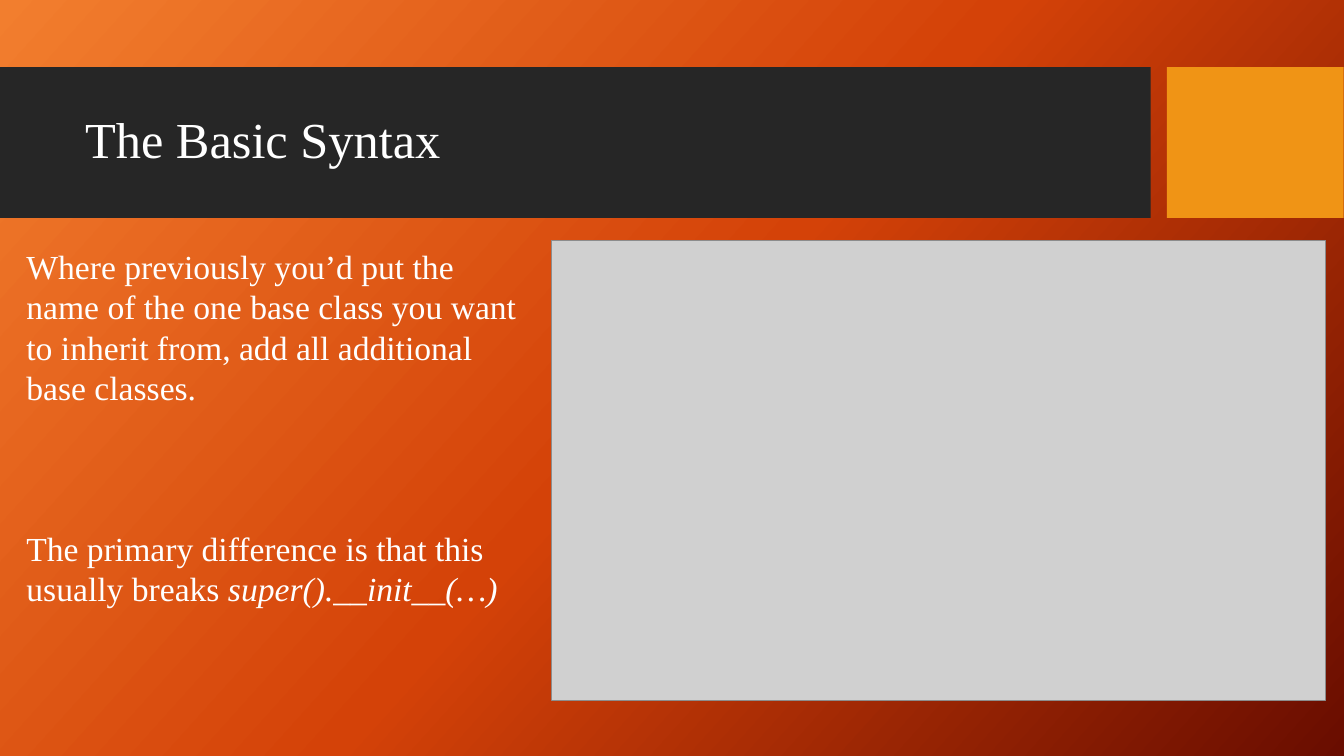
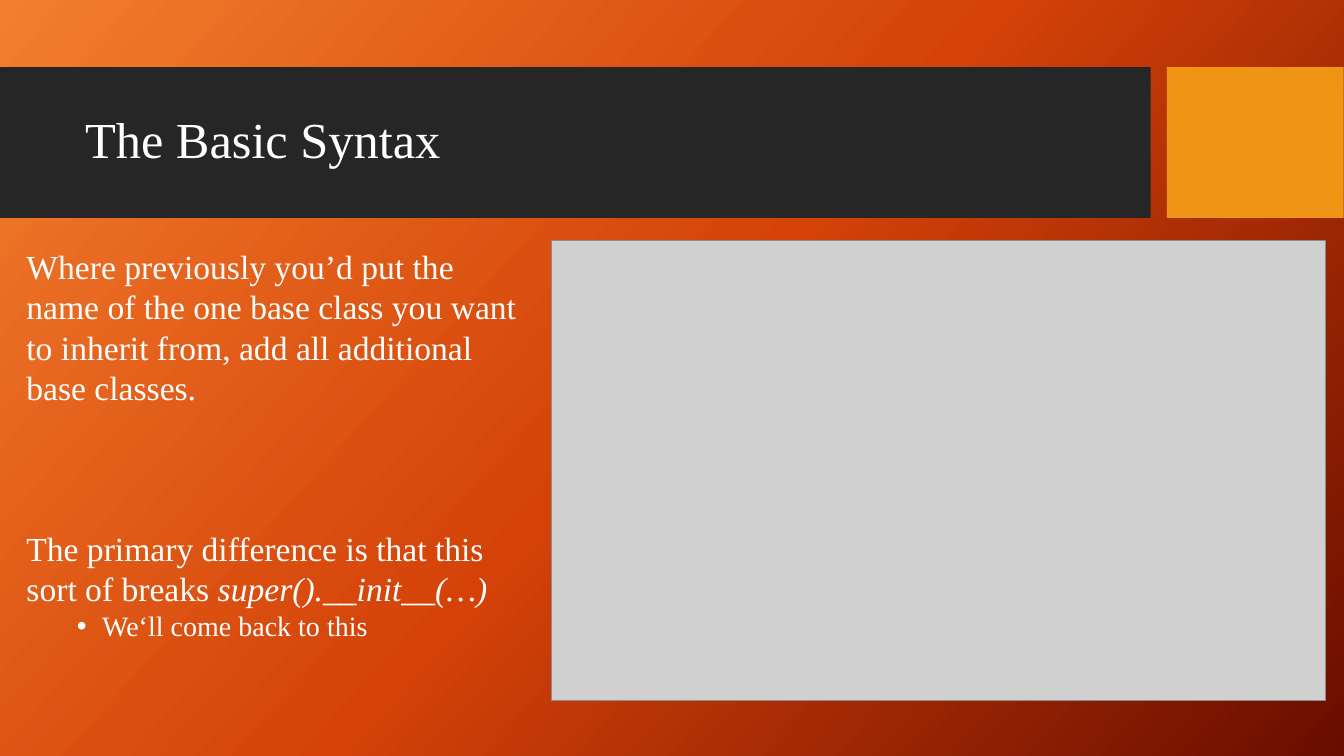
Before and after one commit to giganano/PythonBootcamp, a slide deck: slide 3 of slides/multiple_inheritance.pptx. Drawn at 1344x756 pixels with LibreOffice and Linux fonts; fonts in the diff are those of the drawing; grey boxes stand for pictures; background and template pictures are left out. Boxes give left, top, right and bottom in pixels: in the first picture for what was removed or moved away, otherwise in the second. Text is boxed around its words. In the diff, an @@ line names an element or a change of style, - is before the commit and + after.

```diff
--- a/slides/multiple_inheritance.pptx
+++ b/slides/multiple_inheritance.pptx
@@ text at <box>26,537,488,637</box>: text changed @@
-The primary difference is that this usually breaks super().__init__(…)
+The primary difference is that this sort of breaks super().__init__(…)
+  • We‘ll come back to this
```
Also in this commit, not shown: 5 other slides changed, 2 other files.
